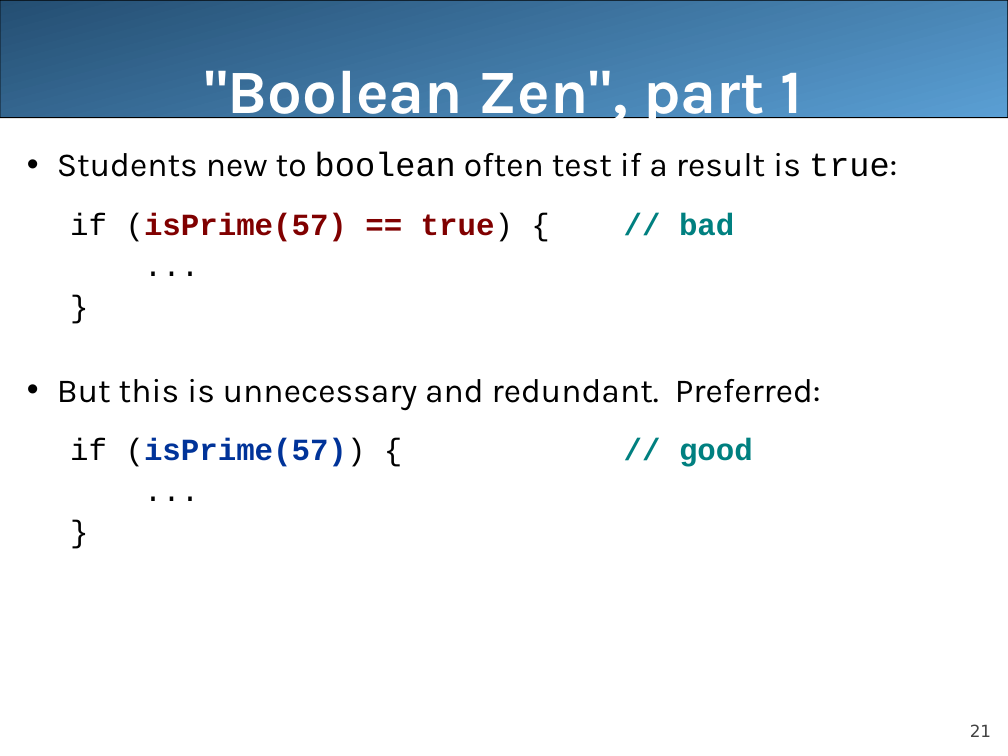
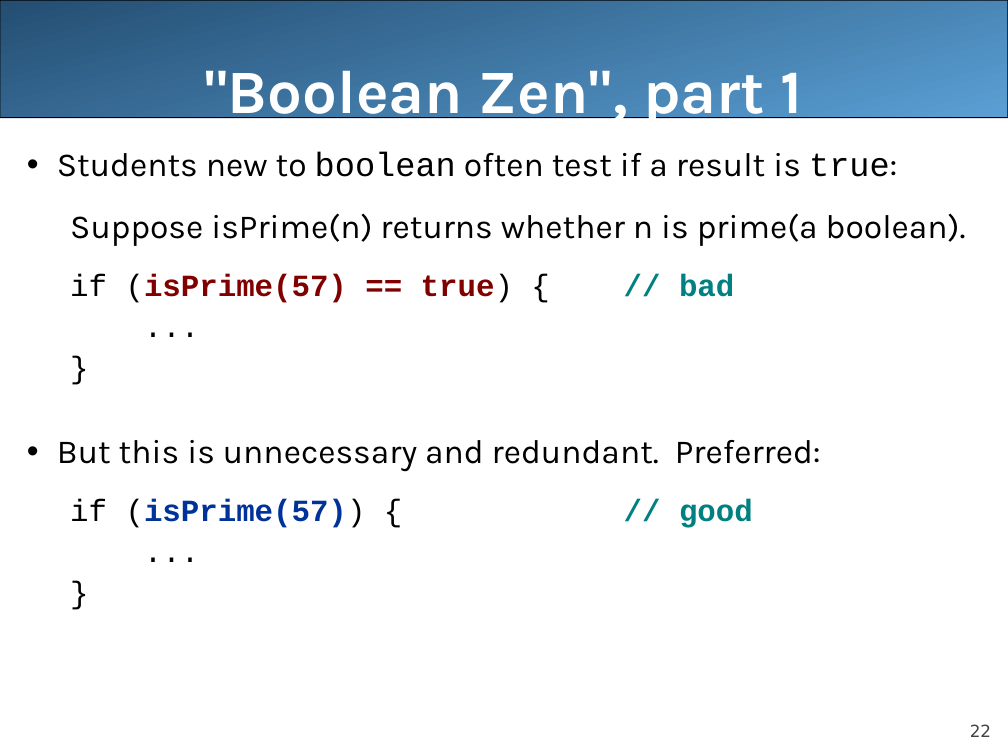
Before and after one commit to LongBaoNguyen/longbaonguyen.github.io, a slide deck: slide 22 of courses/apcsa/lecture8.ppt (slide 21 before the commit). Drawn at 1008x756 pixels with LibreOffice and Linux fonts; fonts in the diff are those of the drawing. Boxes give left, top, right and bottom in pixels: in the first picture for what was removed or moved away, otherwise in the second. Text is boxed around its words. In the diff, an @@ line names an element or a change of style, - is before the commit and + after.

```diff
--- a/courses/apcsa/lecture8.ppt
+++ b/courses/apcsa/lecture8.ppt
@@ text at [70,213,966,246]: paragraph added @@
+  Suppose isPrime(n) returns whether n is prime(a boolean).
@@ page number at [970,724,991,737]: text changed @@
-21
+22
```
Also in this commit, not shown: 2 other slides changed, 1 slide added, 3 other files.
